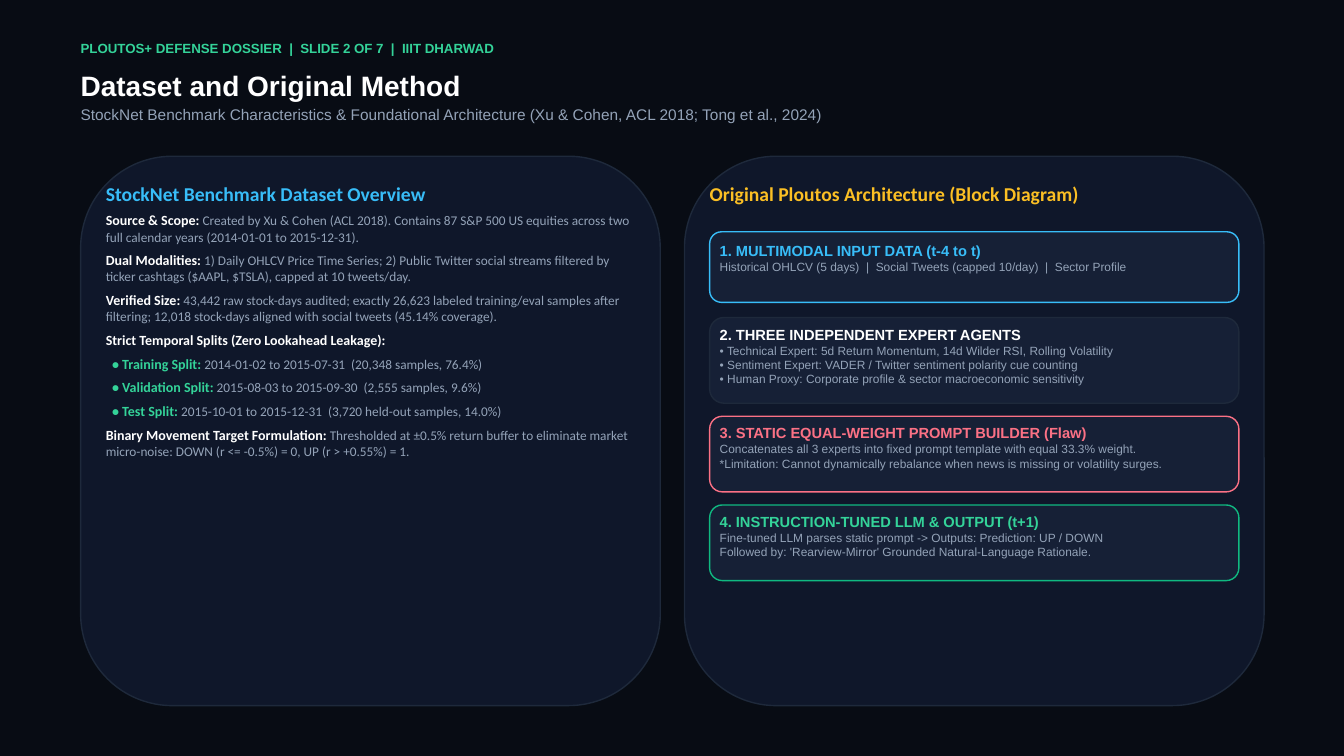
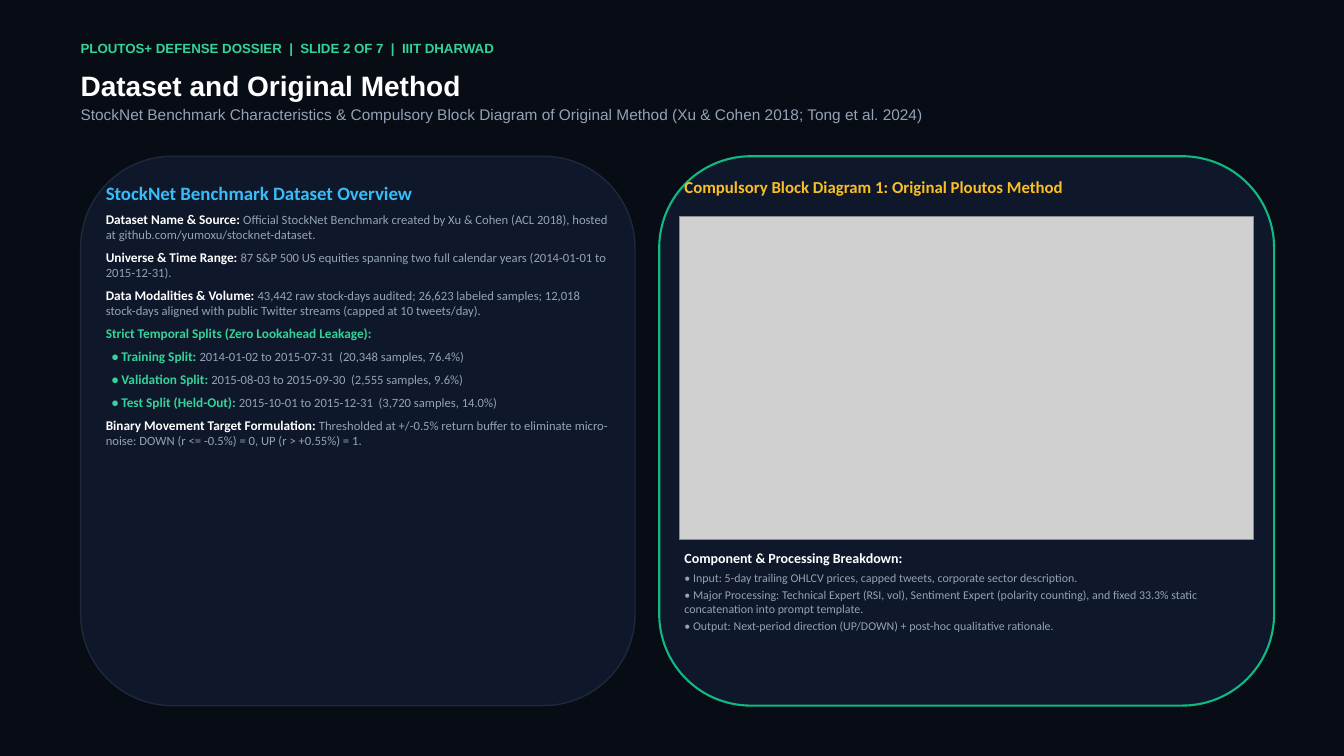
Before and after one commit to rishikesh170106-boop/LLM-FOR-FINANCE-pluotos-, a slide deck: slide 2 of results/Ploutos_Plus_Presentation.pptx. Drawn at 1344x756 pixels with LibreOffice and Linux fonts; fonts in the diff are those of the drawing; grey boxes stand for pictures. Boxes give left, top, right and bottom in pixels: in the first picture for what was removed or moved away, otherwise in the second. Text is boxed around its words. In the diff, an @@ line names an element or a change of style, - is before the commit and + after.

Commit message:
docs: finalize Part A presentation and Part B report with compulsory block diagrams strictly adhering to professor rubric

```diff
--- a/results/Ploutos_Plus_Presentation.pptx
+++ b/results/Ploutos_Plus_Presentation.pptx
@@ text at [81, 109, 922, 123]: text changed @@
-StockNet Benchmark Characteristics & Foundational Architecture (Xu & Cohen, ACL 2018; Tong et al., 2024)
+StockNet Benchmark Characteristics & Compulsory Block Diagram of Original Method (Xu & Cohen 2018; Tong et al. 2024)
@@ rounded rectangle: place and size @@
-rounded rectangle at [81, 156, 660, 706]
+rounded rectangle at [81, 156, 635, 706]
@@ rounded rectangle: place and size @@
-rounded rectangle at [685, 156, 1264, 706]
+rounded rectangle at [659, 156, 1274, 706]
@@ rounded rectangle at [659, 156, 1274, 706]: outline #1E293B 1 pt to #10B981 1.5 pt @@
@@ text at [684, 179, 1063, 196]: text changed; size 14 to 12 pt @@
-Original Ploutos Architecture (Block Diagram)
+Compulsory Block Diagram 1: Original Ploutos Method
@@ text at [106, 186, 464, 386]: size 14 to 13.5 pt in "StockNet Benchmark Dataset Overview"; size 10 to 9.5 pt in "Strict Temporal Splits (Zero Lookahead Leakage):", "• Training Split:", "• Validation Split:"; text colour #FFFFFF to #34D399 in "Strict Temporal Splits (Zero Lookahead Leakage):"; size 9.5 to 9 pt in "2014-01-02 to 2015-07-31 (20,348 samples, 76.4%)", "2015-08-03 to 2015-09-30 (2,555 samples, 9.6%)" @@
@@ text at [106, 215, 607, 317]: text changed; size 9.5 to 9 pt @@
-Source & Scope: Created by Xu & Cohen (ACL 2018). Contains 87 S&P 500 US equities across two full calendar years (2014-01-01 to 2015-12-31).
-Dual Modalities: 1) Daily OHLCV Price Time Series; 2) Public Twitter social streams filtered by ticker cashtags ($AAPL, $TSLA), capped at 10 tweets/day.
-Verified Size: 43,442 raw stock-days audited; exactly 26,623 labeled training/eval samples after filtering; 12,018 stock-days aligned with social tweets (45.14% coverage).
+Dataset Name & Source: Official StockNet Benchmark created by Xu & Cohen (ACL 2018), hosted at github.com/yumoxu/stocknet-dataset.
+Universe & Time Range: 87 S&P 500 US equities spanning two full calendar years (2014-01-01 to 2015-12-31).
+Data Modalities & Volume: 43,442 raw stock-days audited; 26,623 labeled samples; 12,018 stock-days aligned with public Twitter streams (capped at 10 tweets/day).
@@ picture added at [680, 217, 1254, 539] @@
@@ rounded rectangle removed at [710, 232, 1239, 302] @@
@@ rounded rectangle removed at [710, 318, 1239, 403] @@
@@ text removed at [720, 329, 1113, 386] @@
-2. THREE INDEPENDENT EXPERT AGENTS
-• Technical Expert: 5d Return Momentum, 14d Wilder RSI, Rolling Volatility
-• Sentiment Expert: VADER / Twitter sentiment polarity cue counting
-• Human Proxy: Corporate profile & sector macroeconomic sensitivity
@@ text at [106, 397, 608, 447]: text changed; size 9.5 to 9 pt @@
-• Test Split: 2015-10-01 to 2015-12-31 (3,720 held-out samples, 14.0%)
-Binary Movement Target Formulation: Thresholded at ±0.5% return buffer to eliminate market micro-noise: DOWN (r <= -0.5%) = 0, UP (r > +0.55%) = 1.
+• Test Split (Held-Out): 2015-10-01 to 2015-12-31 (3,720 samples, 14.0%)
+Binary Movement Target Formulation: Thresholded at +/-0.5% return buffer to eliminate micro-noise: DOWN (r <= -0.5%) = 0, UP (r > +0.55%) = 1.
@@ rounded rectangle removed at [710, 416, 1239, 492] @@
@@ text removed at [720, 427, 1162, 470] @@
-3. STATIC EQUAL-WEIGHT PROMPT BUILDER (Flaw)
-Concatenates all 3 experts into fixed prompt template with equal 33.3% weight.
-*Limitation: Cannot dynamically rebalance when news is missing or volatility surges.
@@ rounded rectangle removed at [710, 505, 1239, 581] @@
@@ text removed at [720, 516, 1103, 559] @@
-4. INSTRUCTION-TUNED LLM & OUTPUT (t+1)
-Fine-tuned LLM parses static prompt -> Outputs: Prediction: UP / DOWN
-Followed by: 'Rearview-Mirror' Grounded Natural-Language Rationale.
@@ text at [684, 553, 1197, 632]: text changed; font Arial to Calibri @@
-1. MULTIMODAL INPUT DATA (t-4 to t)
-Historical OHLCV (5 days) | Social Tweets (capped 10/day) | Sector Profile
+Component & Processing Breakdown:
+• Input: 5-day trailing OHLCV prices, capped tweets, corporate sector description.
+• Major Processing: Technical Expert (RSI, vol), Sentiment Expert (polarity counting), and fixed 33.3% static concatenation into prompt template.
+• Output: Next-period direction (UP/DOWN) + post-hoc qualitative rationale.
```
Also in this commit, not shown: 3 other slides changed, 6 other files.
